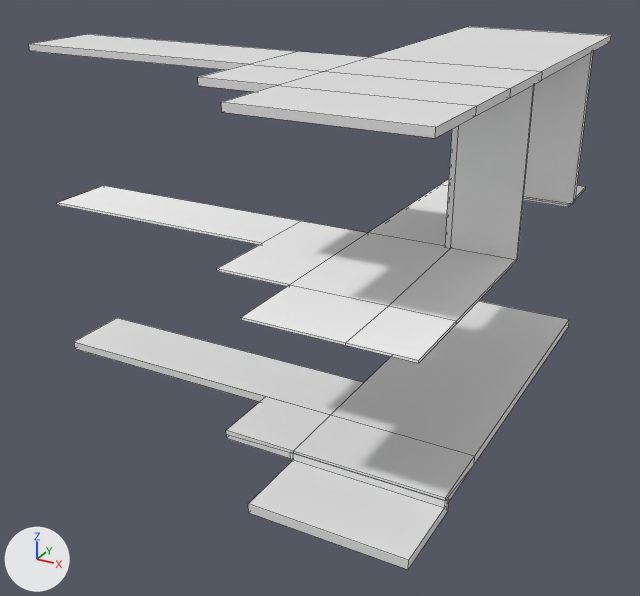
One commit to the FBX model Projektarbeit/Assets/FBX/Rooms/RoomsV2/Corridor.fbx: the scene before it, then after it.
The view is the same before and after, from a 50 mm lens placed at (7.62, -11.12, 9.81), pointed at (-1.18, 4.87, 1.81). Lighting does not change. The marker at lower left points along +X, +Y and +Z. Mesh edges are drawn as thin lines. Where no turn or scale is listed for an object, it has been applied to the vertices.

Names of what the first picture shows: 'Ceiling', 'Floor', 'FloorTile', 'WallTile', 'WallTile_1'.
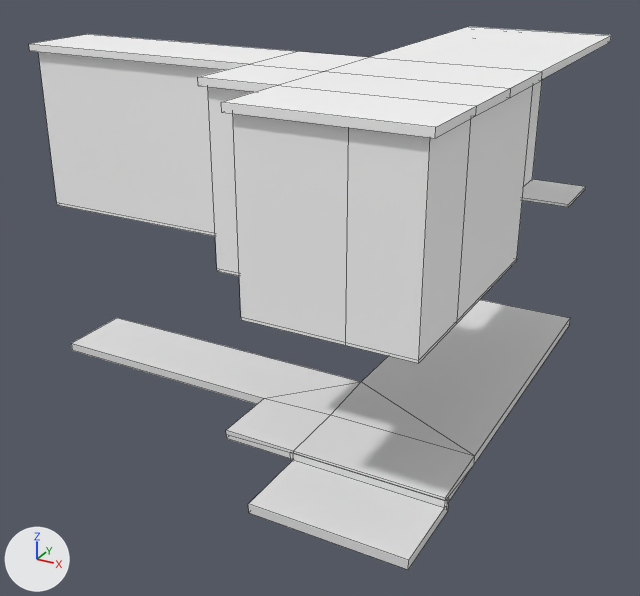
Pixel boxes [x1, y1, x2, y2] of what changed, in the pictures (640 x 596 px):
'FloorTile', reshaped (69% taller)
    before: [57, 179, 586, 363]
    after: [38, 52, 586, 363]
'Floor', reshaped
    before: [74, 301, 569, 570]
    after: [71, 300, 570, 570]
'Ceiling', recoloured
    both: [29, 27, 611, 138]
'WallTile_1', deleted
    before: [445, 52, 593, 260]
part 1 of me_mesh_001, built on
    before: [58, 179, 581, 360]
    after: [38, 52, 581, 360]
part 2 of me_mesh_003, built on
    before: [74, 301, 569, 458]
    after: [71, 300, 570, 458]

Edits to the bpy script that builds the scene:
```text
Add mat_2:
    mat_2 = principled_material('2')
    mat_2.base_color = (1.0, 1.0, 1.0)  # white #ffffff
Change me_mesh_003:
    used by ob_floor; location = (-2.4, 1.6, 0.0)
    remove me_mesh_003.from_pydata(...)  # 37 vertices, 32 faces; spans x -4.8..5.6, y -1.6..8.8, z -0.4..0.0
    add me_mesh_003.from_pydata(...)  # 37 vertices, 36 faces; spans x -4.8..5.6, y -1.6..8.9, z -0.4..0.0
    me_mesh_003 part 2
    4 faces are deleted
    4 vertices in x -4.8..0.8, y 1.6, z -0.2..0.0 move by (0.0, -0.1, 0.0)
    6 vertices move from x 2.4..5.6, y 3.2..8.8, z -0.2..0.0 to x 2.33..5.6, y 3.2..8.9, z -0.2..0.0
    8 new faces join them
Change me_mesh_004:
    where me_mesh_004.from_pydata(...)  # 30 vertices, 28 faces; spans x -5.32..5.32, y -5.32..5.32, z 0.0..0.15
    add me_mesh_004.materials.append(mat_2)  # white #ffffff
Change me_mesh_001:
    used by ob_floortile; location = (2.4, 0.0, 3.58)
    remove me_mesh_001.from_pydata(...)  # 40 vertices, 37 faces; spans x -9.6..0.8, y 0.0..10.4, z -0.05..0.0
    add me_mesh_001.from_pydata(...)  # 57 vertices, 56 faces; spans x -9.6..0.8, y 0.0..10.4, z -0.05..3.54
    me_mesh_001 part 1
    1 vertex is removed from x -0.44, y 1.6, z 0.0
    9 faces are deleted
    2 vertices move from x -0.8, y 10.4, z -0.05..0.0 to x -0.54, y 10.4, z -0.05..0.0
    1 vertex is added at (-0.44, 1.6, 3.54)
    17 new vertices lie (0.0, 0.0, 3.54) away from vertices in x -9.6..0.8, y 0.0..10.4, z 0.0
    28 new faces join them
Remove ob_walltile_1:
    ob_walltile_1 = bpy.data.objects.new('WallTile_1', me_mesh)
    ob_walltile_1.location = (2.56, 4.8, 3.58)
```
